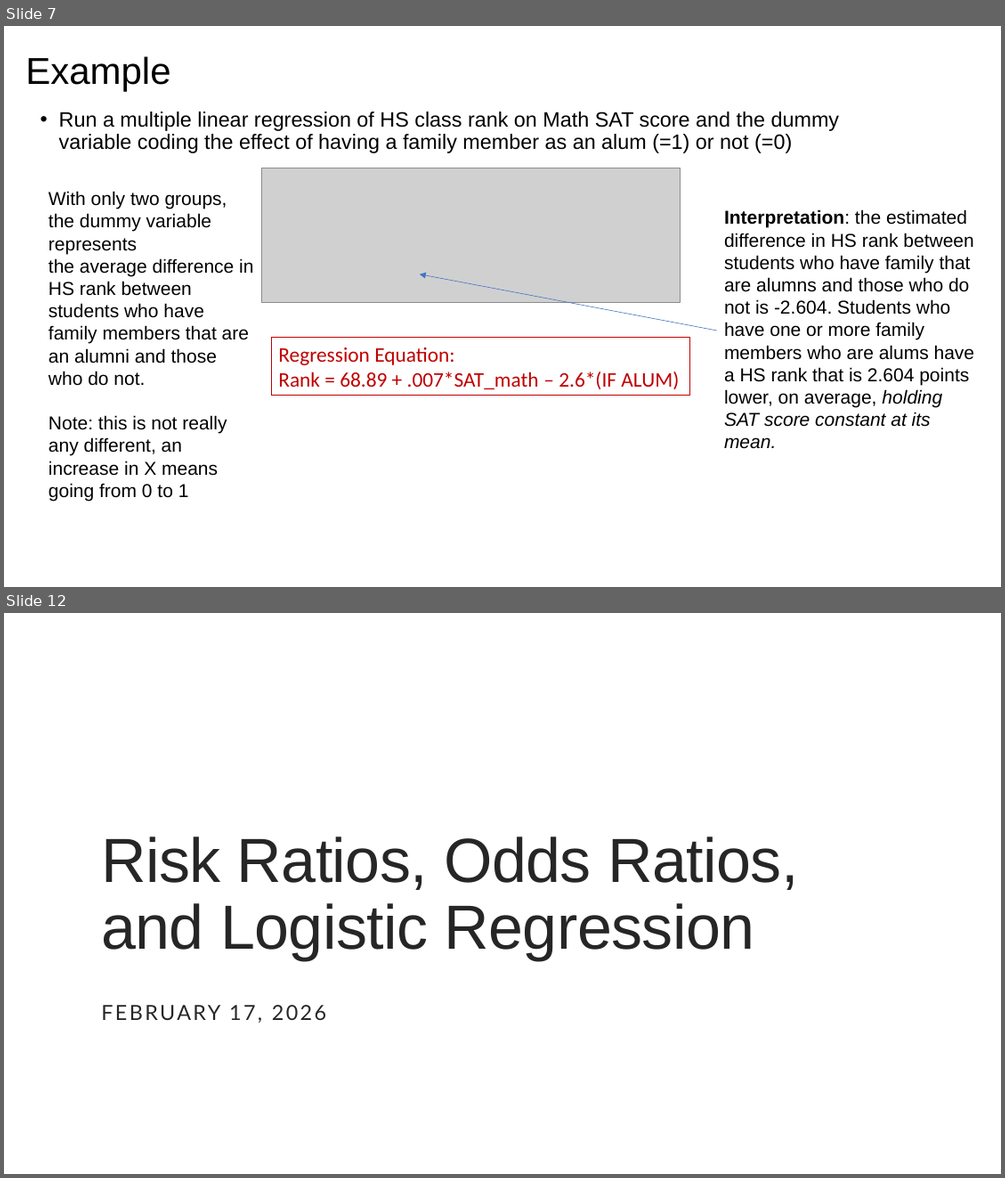
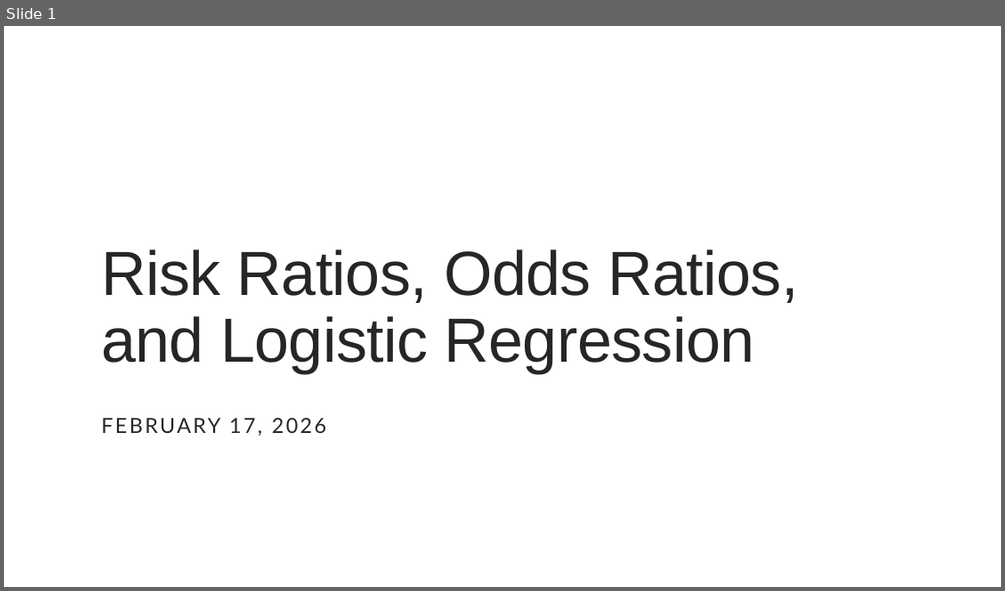
Before and after one commit to issues-osu/statsii-spring2026, a slide deck: slides/logistic/logistic_regression-lecture.pptx. Shown one above the other, each under a label of ours: slides 7 and 12 before the commit, slide 1 after it; the slides between them are not shown. The pictures are 1005x1178 and 1005x591 pixels, drawn with LibreOffice and Linux fonts; fonts in the diff are those of the drawing; grey boxes stand for pictures. Boxes give left, top, right and bottom in pixels: in the first picture for what was removed or moved away, otherwise in the second. Text is boxed around its words. In the diff, an @@ line names an element or a change of style, - is before the commit and + after.

```diff
--- a/slides/logistic/logistic_regression-lecture.pptx
+++ b/slides/logistic/logistic_regression-lecture.pptx
@@ slide 7 removed at (4, 26, 1001, 587), background #FFFFFF @@
@@ title removed at (25, 56, 170, 92) @@
-Example
@@ text removed at (59, 111, 840, 153) @@
-• Run a multiple linear regression of HS class rank on Math SAT score and the dummy variable coding the effect of having a family member as an alum (=1) or not (=0)
@@ picture removed at (261, 168, 680, 302) @@
@@ text removed at (48, 191, 253, 500) @@
-With only two groups,
-the dummy variable represents
-the average difference in HS rank between students who have family members that are an alumni and those who do not.
-Note: this is not really any different, an increase in X means going from 0 to 1
@@ text removed at (724, 209, 975, 449) @@
-Interpretation: the estimated difference in HS rank between students who have family that are alumns and those who do not is -2.604. Students who have one or more family members who are alums have a HS rank that is 2.604 points lower, on average, holding SAT score constant at its mean.
@@ arrow removed from (717, 330) to (420, 274) @@
@@ rectangle removed at (271, 338, 689, 395) @@
-Regression Equation:
-Rank = 68.89 + .007*SAT_math – 2.6*(IF ALUM)
@@ what was slide 12 is now slide 1 @@
```
Also in this commit, not shown: 10 other slides removed, 19 other files.
